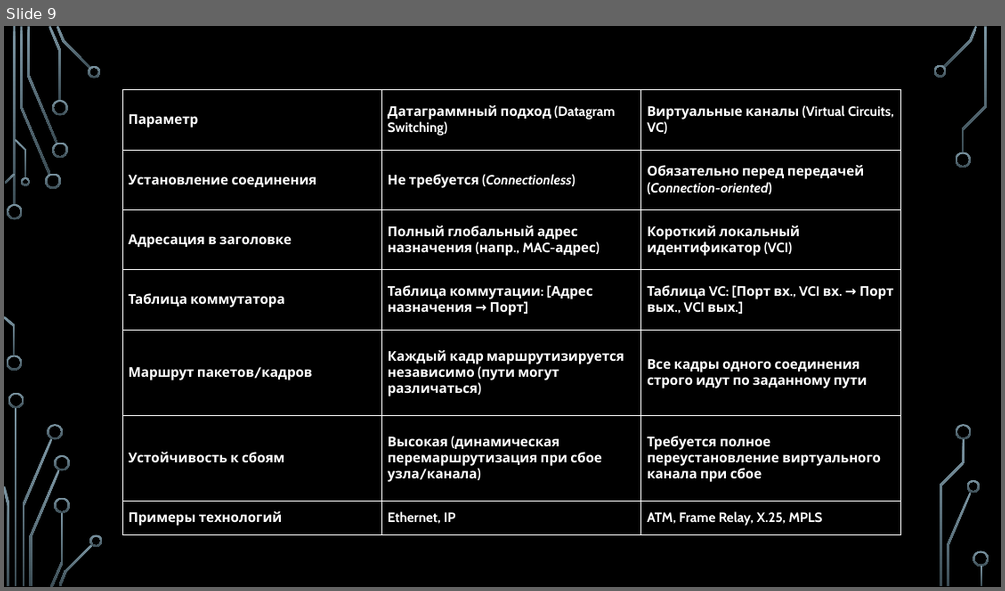
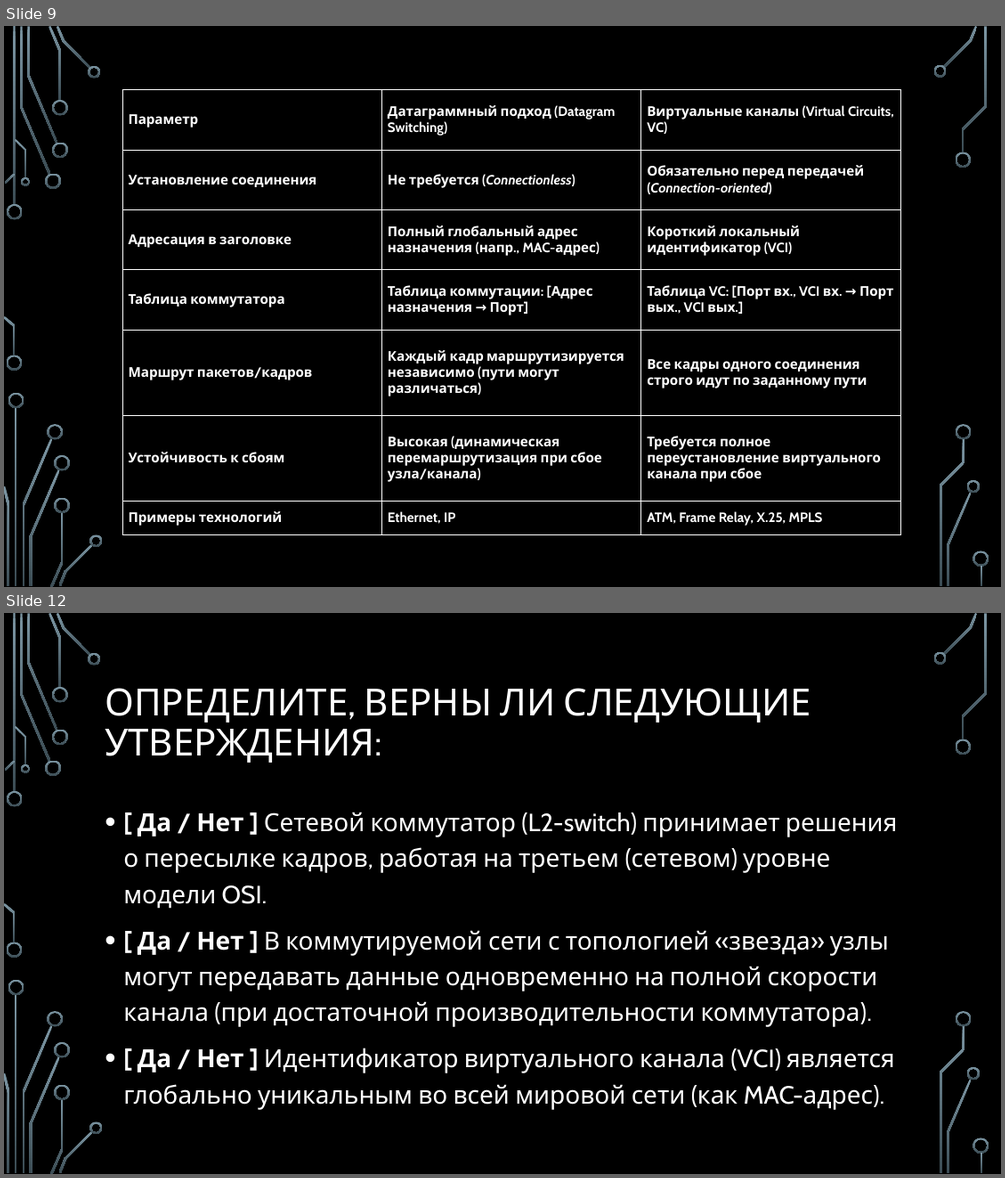
Before and after one commit to nhtgale/itn, a slide deck: 1.5 Switching Basic/1.5 Switching Basic.pptx. Shown one above the other, each under a label of ours: slide 9 before the commit, slides 9 and 12 after it; the slides between them are not shown. The pictures are 1005x591 and 1005x1178 pixels, drawn with LibreOffice and Linux fonts; fonts in the diff are those of the drawing; background and template pictures are left out. Boxes give left, top, right and bottom in pixels: in the first picture for what was removed or moved away, otherwise in the second. Text is boxed around its words. In the diff, an @@ line names an element or a change of style, - is before the commit and + after.

```diff
--- a/1.5 Switching Basic/1.5 Switching Basic.pptx
+++ b/1.5 Switching Basic/1.5 Switching Basic.pptx
@@ slide 12 added at (x1=4, y1=613, x2=1001, y2=1174), background picture (left out); not listed: 36 template elements that a slide beside it also shows @@
@@ title added at (x1=105, y1=688, x2=811, y2=763), 36 pt, text #FFFFFF @@
+ОПРЕДЕЛИТЕ, ВЕРНЫ ЛИ СЛЕДУЮЩИЕ УТВЕРЖДЕНИЯ:
@@ text added at (x1=123, y1=811, x2=898, y2=1110), 24 pt, text #FFFFFF @@
+• [ Да / Нет ] Сетевой коммутатор (L2-switch) принимает решения о пересылке кадров, работая на третьем (сетевом) уровне модели OSI.
+• [ Да / Нет ] В коммутируемой сети с топологией «звезда» узлы могут передавать данные одновременно на полной скорости канала (при достаточной производительности коммутатора).
+• [ Да / Нет ] Идентификатор виртуального канала (VCI) является глобально уникальным во всей мировой сети (как MAC-адрес).
```
Also in this commit, not shown: 3 other slides added, 11 other files.
